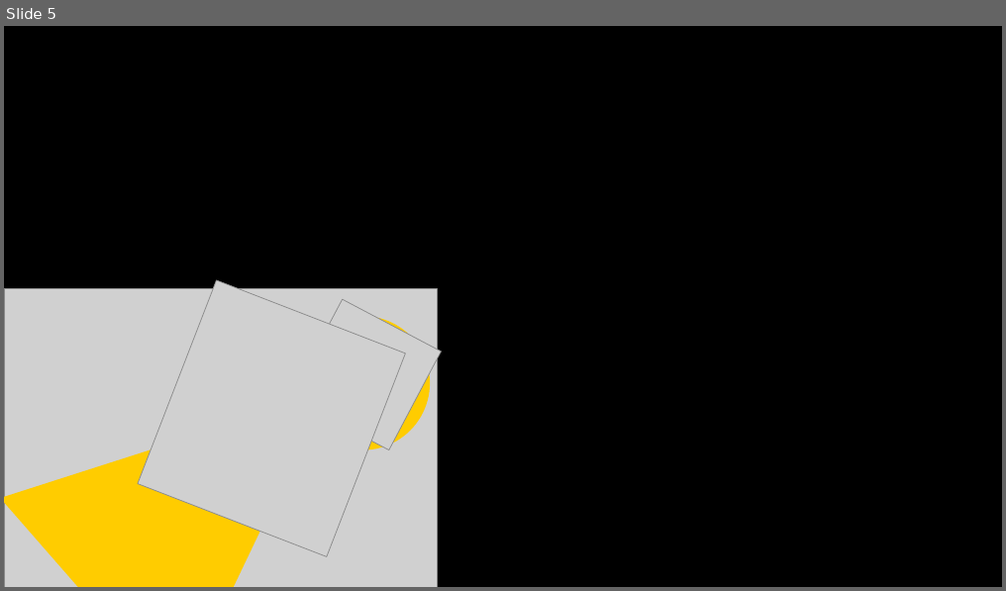
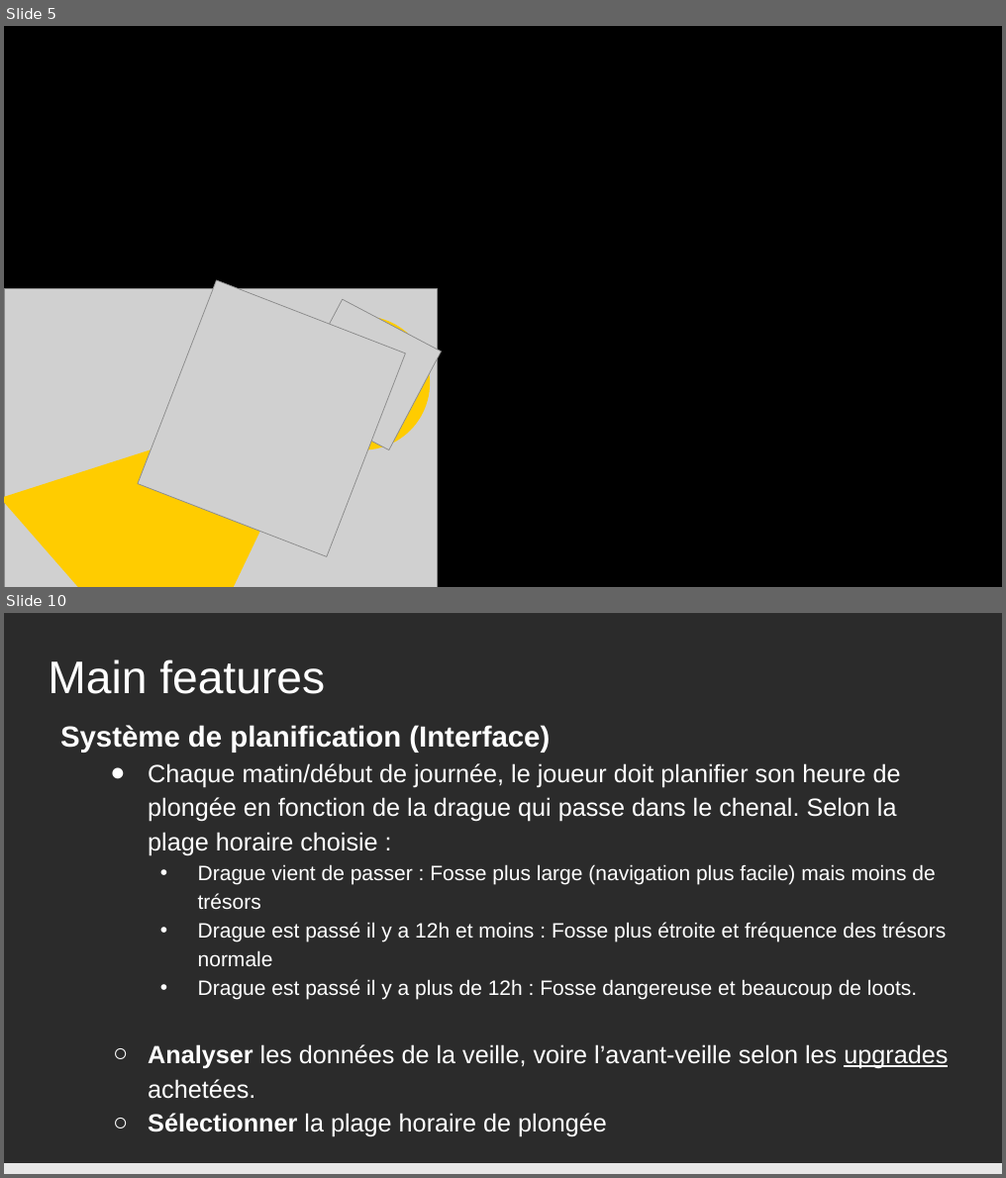
Before and after one commit to KevinBachelierBart/TPGeneraux, a slide deck: PrésentationSintaZaranie.pptx. Shown one above the other, each under a label of ours: slide 5 before the commit, slides 5 and 10 after it; the slides between them are not shown. The pictures are 1006x591 and 1006x1178 pixels, drawn with LibreOffice and Linux fonts; fonts in the diff are those of the drawing; grey boxes stand for pictures; background and template pictures are left out; a plain dark background stands for a picture behind light text. Boxes give left, top, right and bottom in pixels: in the first picture for what was removed or moved away, otherwise in the second. Text is boxed around its words. In the diff, an @@ line names an element or a change of style, - is before the commit and + after.

```diff
--- a/PrésentationSintaZaranie.pptx
+++ b/PrésentationSintaZaranie.pptx
@@ slide 10 added at <box>4,613,1002,1174</box>, background picture (left out) @@
@@ title added at <box>48,660,325,694</box>, 44 pt, text #FFFFFF @@
+Main features
@@ text added at <box>60,725,947,1068</box>, 24 pt, text #FFFFFF @@
+Système de planification (Interface)
+  ● Chaque matin/début de journée, le joueur doit planifier son heure de plongée en fonction de la drague qui passe dans le chenal. Selon la plage horaire choisie :
+    • Drague vient de passer : Fosse plus large (navigation plus facile) mais moins de trésors
+    • Drague est passé il y a 12h et moins : Fosse plus étroite et fréquence des trésors normale
+    • Drague est passé il y a plus de 12h : Fosse dangereuse et beaucoup de loots.
+  ○ Analyser les données de la veille, voire l’avant-veille selon les upgrades achetées.
+  ○ Sélectionner la plage horaire de plongée
@@ rectangle added at <box>4,1164,1002,1174</box>, fill #E8E8E8 @@
```
Also in this commit, not shown: 2 slides changed, 12 other slides added, 1 other file.
